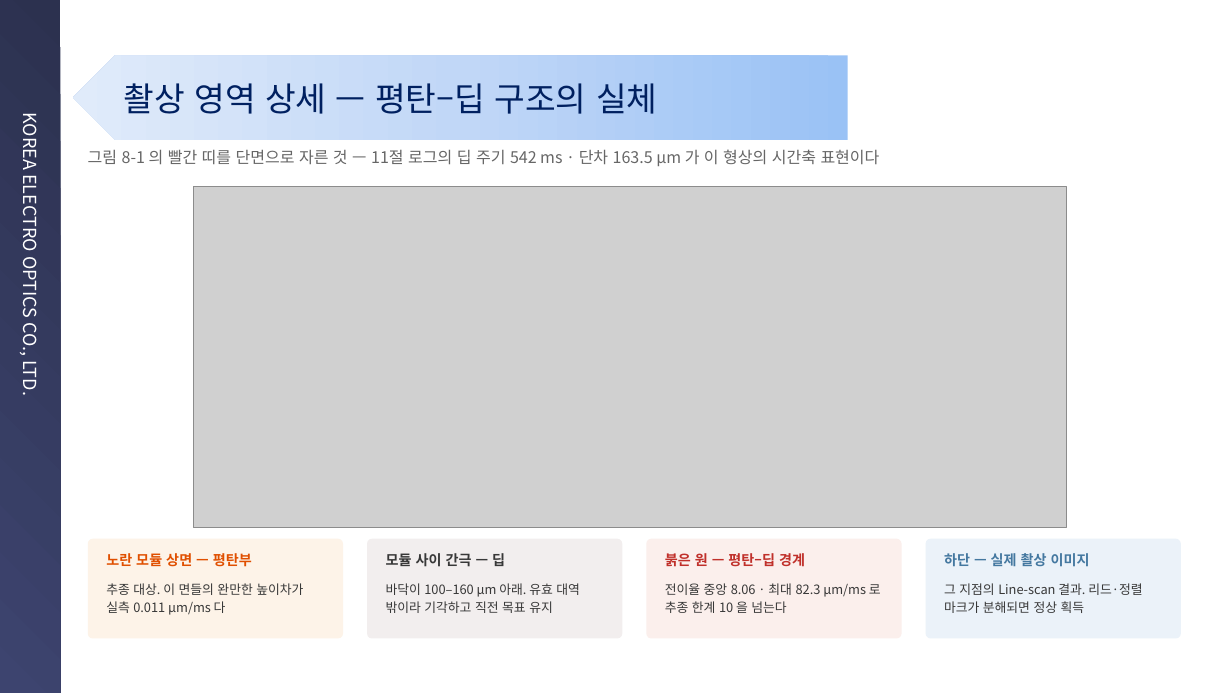
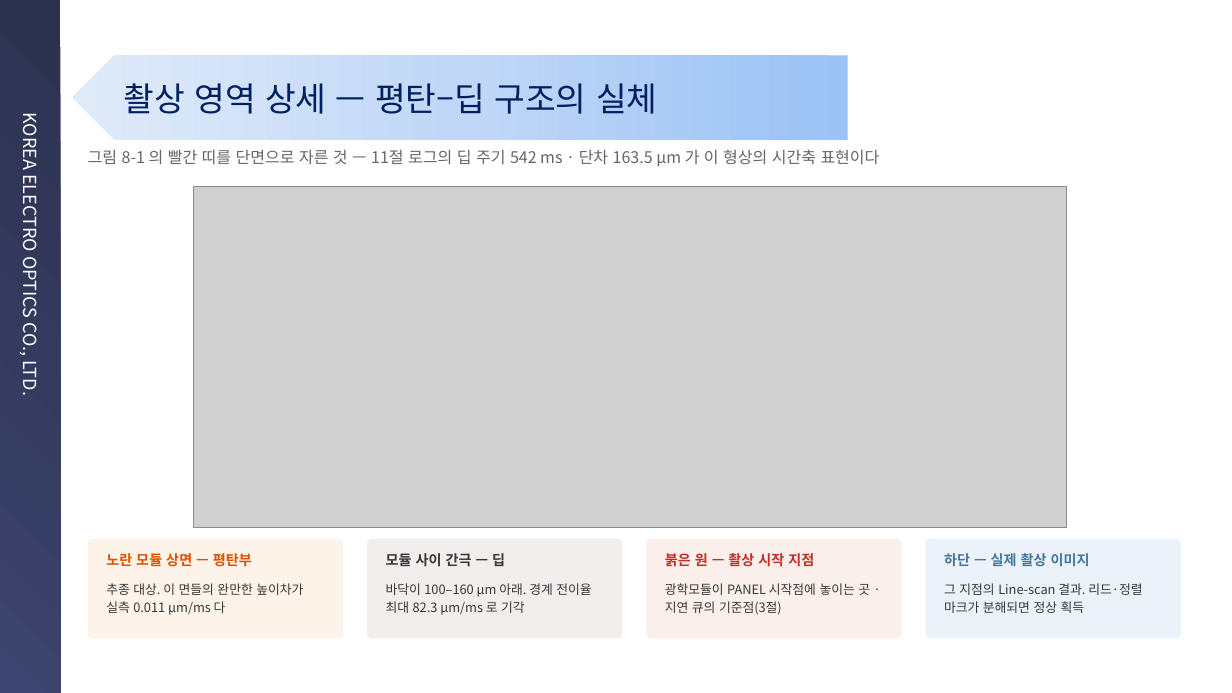
Before and after one commit to kyeongsunyu/SEQApp, a slide deck: slide 14 of Documents/기술경진대회/연구소기술경진대회_민수개발팀 윤경현_피드포워드 오토포커스_260901.pptx. Drawn at 1232x693 pixels with LibreOffice and Linux fonts; fonts in the diff are those of the drawing; grey boxes stand for pictures; background and template pictures are left out. Boxes give left, top, right and bottom in pixels: in the first picture for what was removed or moved away, otherwise in the second. Text is boxed around its words. In the diff, an @@ line names an element or a change of style, - is before the commit and + after.

```diff
--- a/Documents/기술경진대회/연구소기술경진대회_민수개발팀 윤경현_피드포워드 오토포커스_260901.pptx
+++ b/Documents/기술경진대회/연구소기술경진대회_민수개발팀 윤경현_피드포워드 오토포커스_260901.pptx
@@ text at (x1=665, y1=553, x2=814, y2=567): text changed @@
-붉은 원 — 평탄–딥 경계
+붉은 원 — 촬상 시작 지점
@@ text at (x1=386, y1=583, x2=591, y2=615): text changed @@
-바닥이 100–160 µm 아래. 유효 대역 밖이라 기각하고 직전 목표 유지
+바닥이 100–160 µm 아래. 경계 전이율 최대 82.3 µm/ms 로 기각
@@ text at (x1=665, y1=583, x2=870, y2=615): text changed @@
-전이율 중앙 8.06 · 최대 82.3 µm/ms 로 추종 한계 10 을 넘는다
+광학모듈이 PANEL 시작점에 놓이는 곳 · 지연 큐의 기준점(3절)
```
Also in this commit, not shown: 1 other file.
